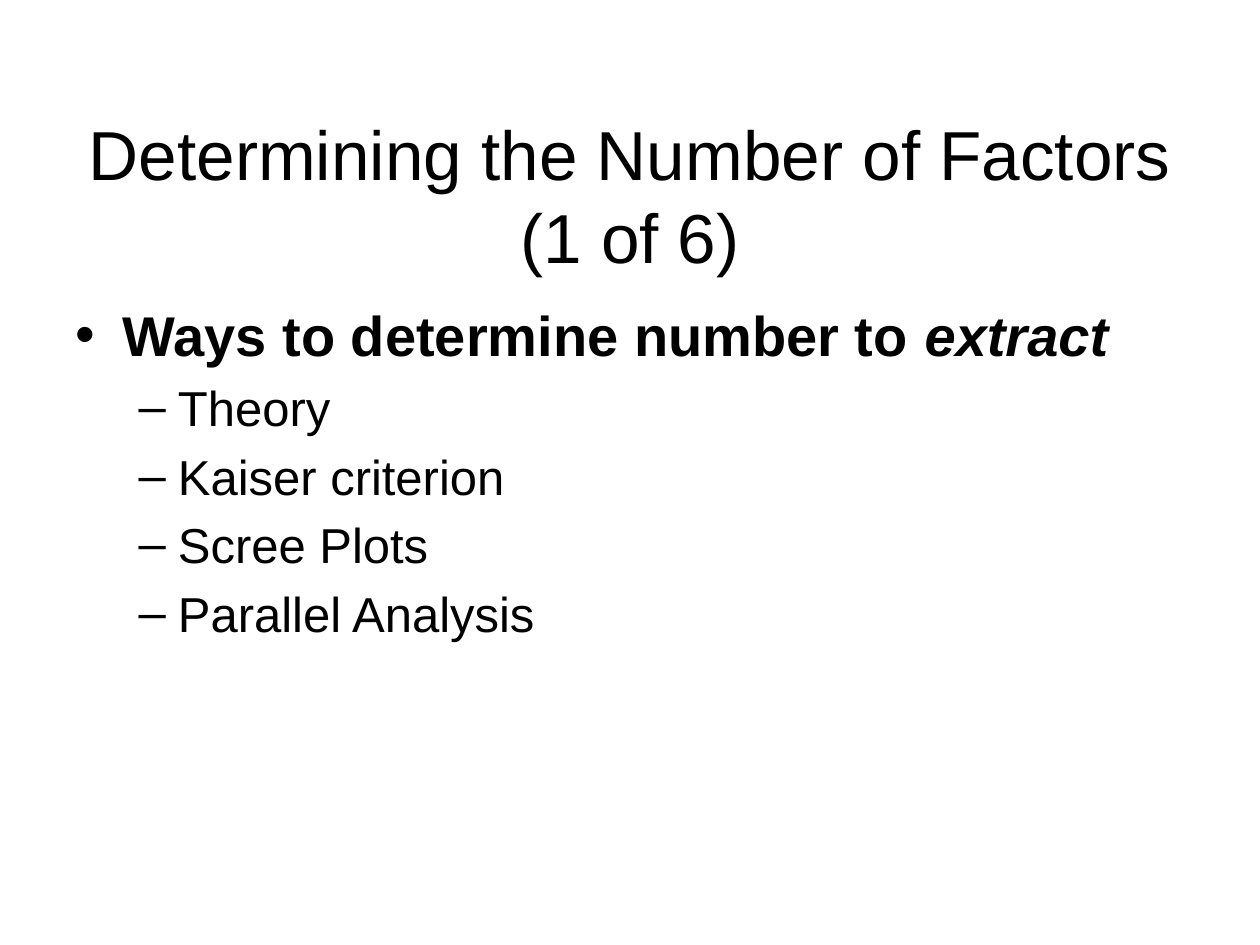
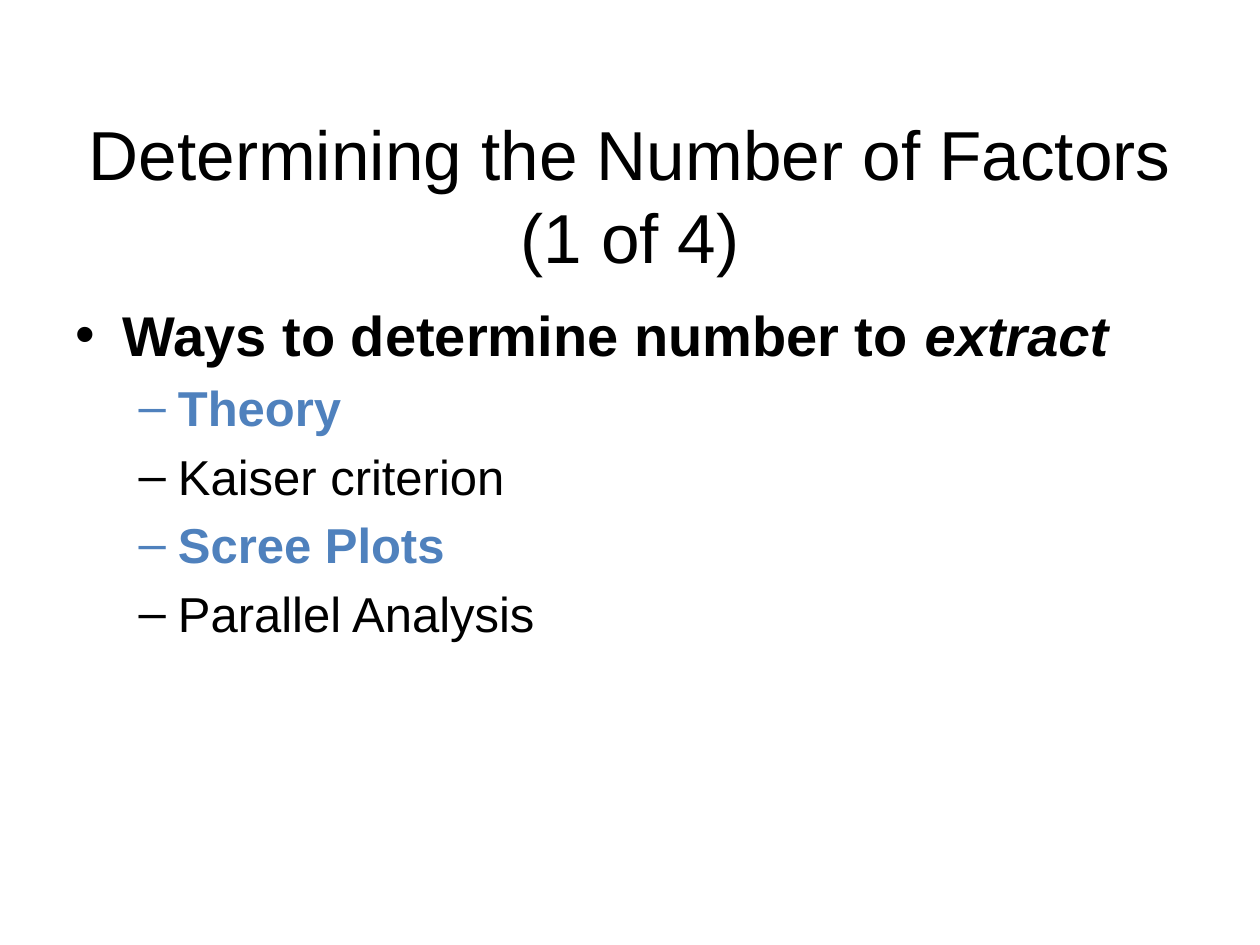
Before and after one commit to npm27/Teaching-Materials, a slide deck: slide 12 of Tests and Eval/Fall 25/Slides/12 Chapter 4 Part 2.pptx (slide 14 before the commit). Drawn at 1260x945 pixels with LibreOffice and Linux fonts; fonts in the diff are those of the drawing. Boxes give left, top, right and bottom in pixels: in the first picture for what was removed or moved away, otherwise in the second. Text is boxed around its words. In the diff, an @@ line names an element or a change of style, - is before the commit and + after.

```diff
--- a/Tests and Eval/Fall 25/Slides/12 Chapter 4 Part 2.pptx
+++ b/Tests and Eval/Fall 25/Slides/12 Chapter 4 Part 2.pptx
@@ title at bbox=[89, 129, 1170, 276]: text changed @@
-Determining the Number of Factors (1 of 6)
+Determining the Number of Factors (1 of 4)
@@ text at bbox=[178, 390, 445, 564]: text colour #000000 to #4F81BD, bold on in "Theory", "Scree Plots" @@
```
Also in this commit, not shown: 13 other slides changed, 8 slides removed.
